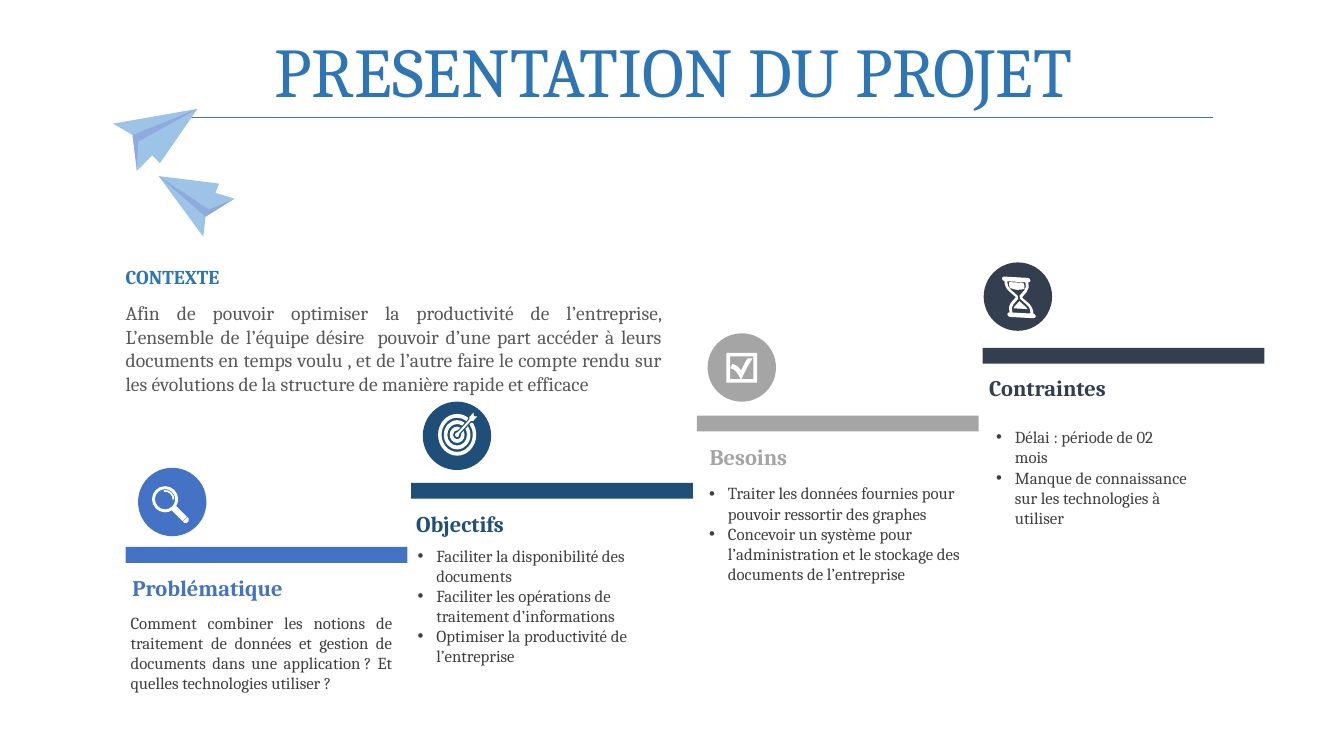
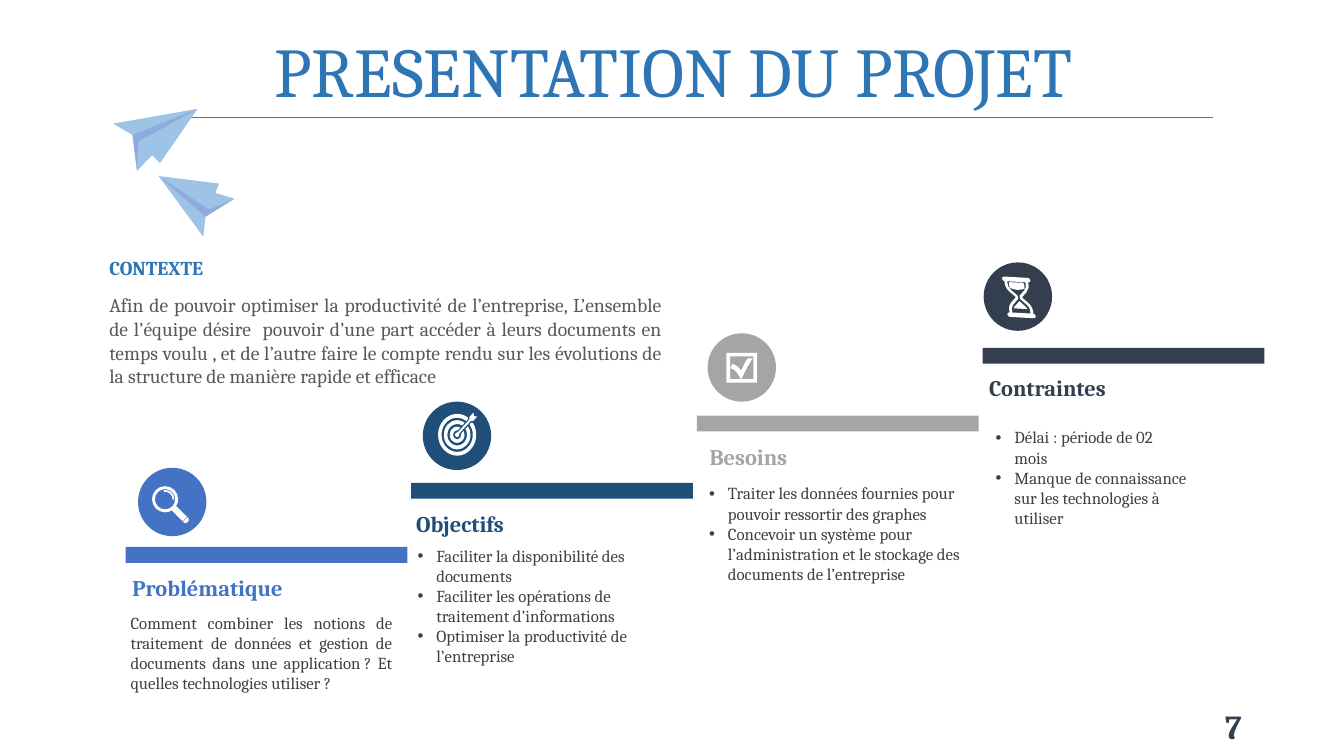
Before and after one commit to Claude127/stageX2, a slide deck: slide 7 of Presentation1.pptx. Drawn at 1344x756 pixels with LibreOffice and Linux fonts; fonts in the diff are those of the drawing. Boxes give left, top, right and bottom in pixels: in the first picture for what was removed or moved away, otherwise in the second. Text is boxed around its words. In the diff, an @@ line names an element or a change of style, - is before the commit and + after.

```diff
--- a/Presentation1.pptx
+++ b/Presentation1.pptx
@@ text "CONTEXTE": place and size @@
-text "CONTEXTE" at bbox=[126, 270, 220, 284]
+text "CONTEXTE" at bbox=[109, 261, 203, 275]
@@ text "Afin de pouvoir optimiser la ..." rewrapped from bbox=[126, 306, 662, 395] to bbox=[109, 298, 662, 387] @@
@@ page number added at bbox=[1225, 716, 1242, 740], 24 pt, text #333F50, bold @@
+7
```
Also in this commit, not shown: 12 other slides changed, 3 slides added, 5 other files.
